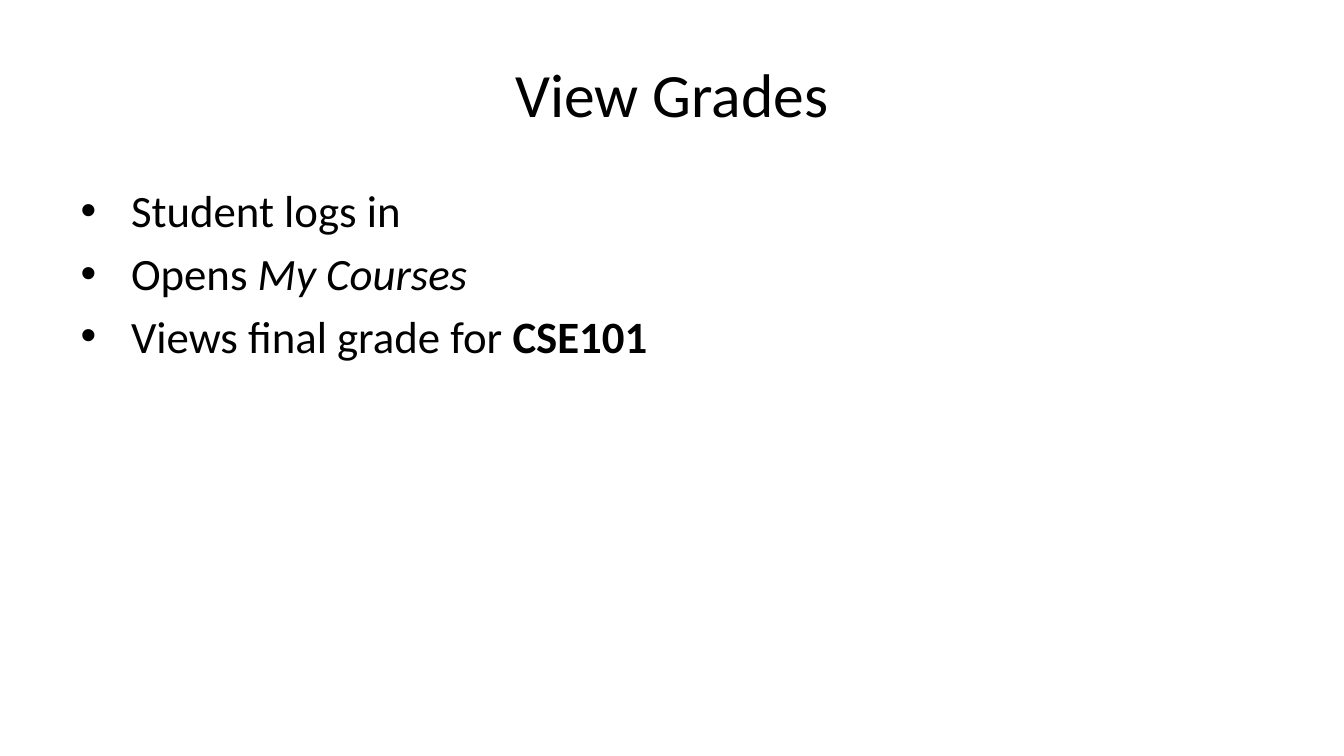
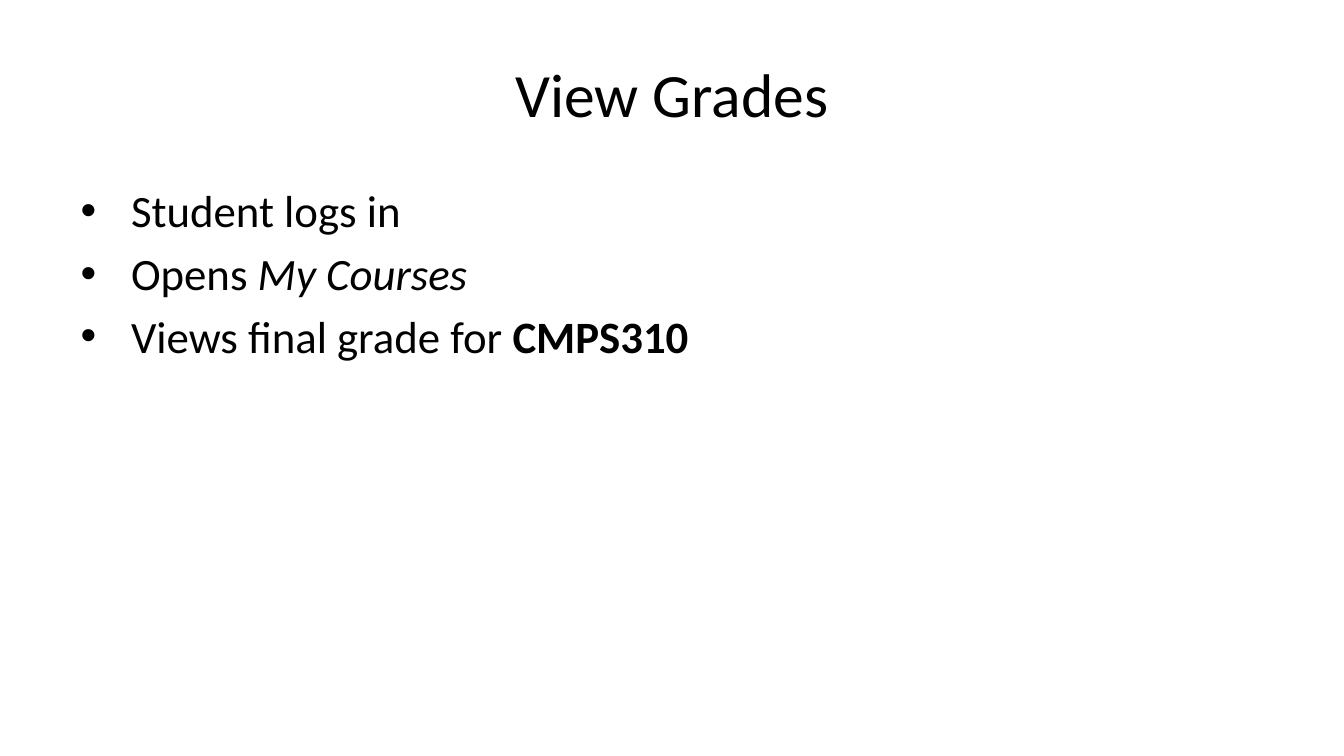
Before and after one commit to Khalid-km2207845/CMPS310, a slide deck: slide 5 of 01-initiation/presentation.pptx. Drawn at 1344x756 pixels with LibreOffice and Linux fonts; fonts in the diff are those of the drawing. Boxes give left, top, right and bottom in pixels: in the first picture for what was removed or moved away, otherwise in the second. Text is boxed around its words. In the diff, an @@ line names an element or a change of style, - is before the commit and + after.

```diff
--- a/01-initiation/presentation.pptx
+++ b/01-initiation/presentation.pptx
@@ text at [131,322,689,361]: text changed @@
-• Views final grade for CSE101
+• Views final grade for CMPS310
```
Also in this commit, not shown: 3 other files.
